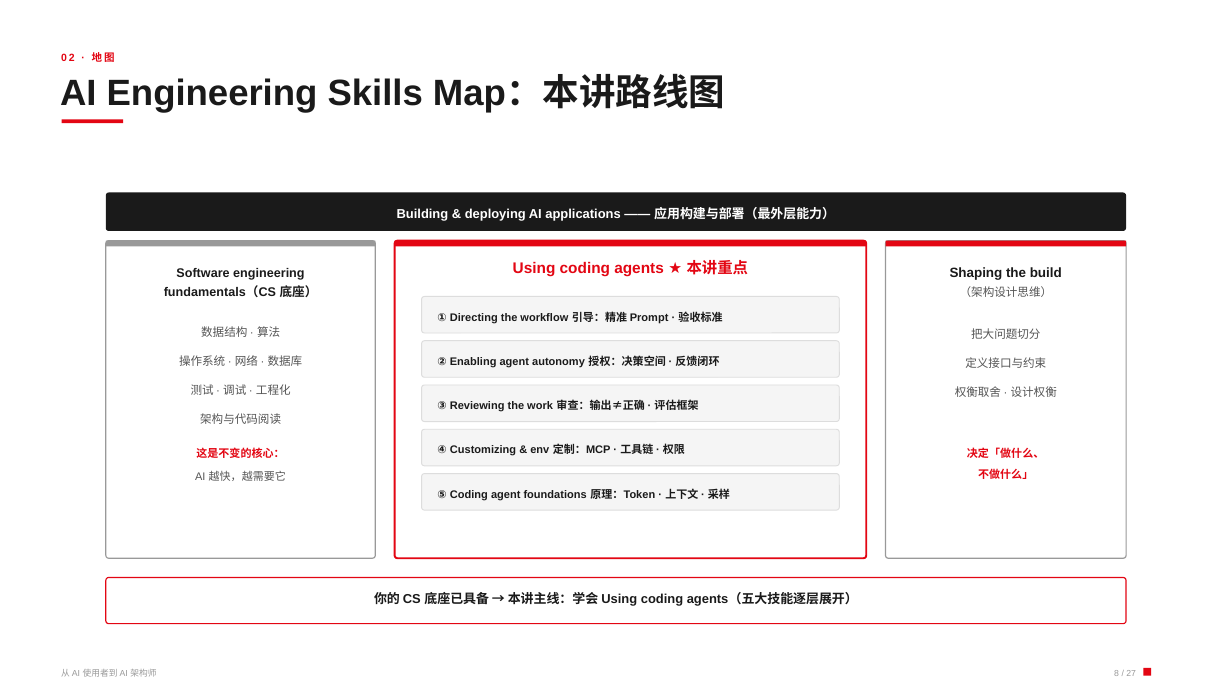
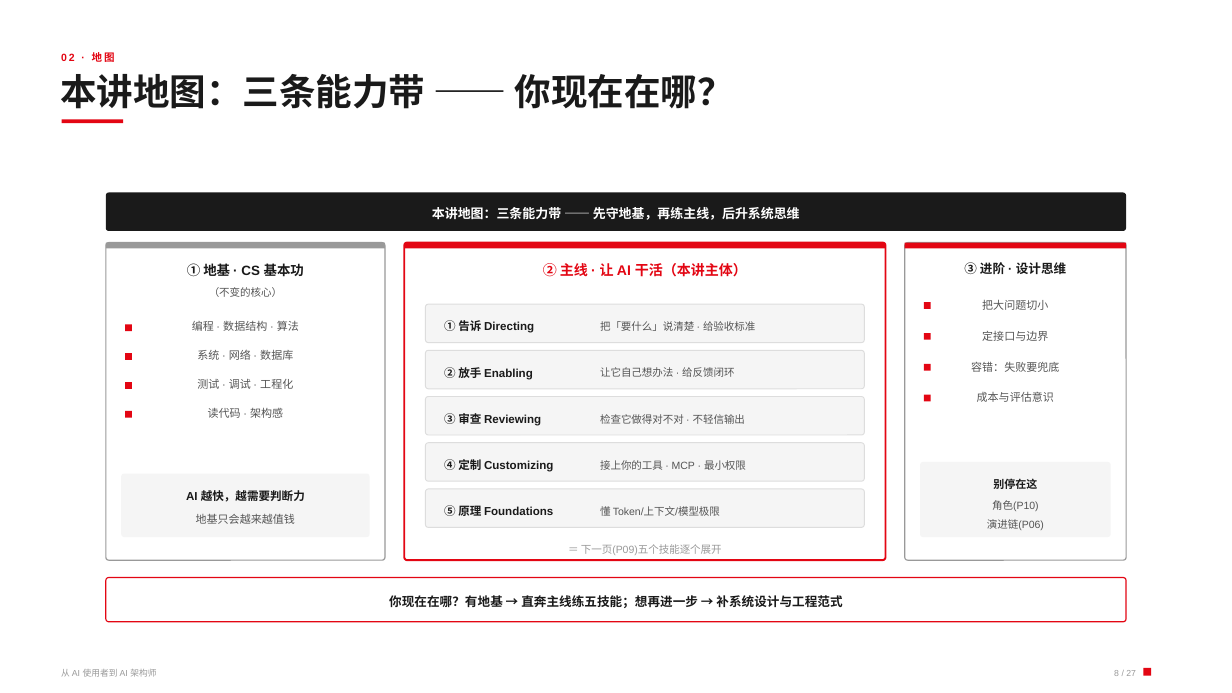
Before and after one commit to youareapigjkjkhhkhj/chzuagentcourse, a slide deck: slide 8 of Agentic时代_从AI使用者到AI架构师.pptx. Drawn at 1232x693 pixels with LibreOffice and Linux fonts; fonts in the diff are those of the drawing. Boxes give left, top, right and bottom in pixels: in the first picture for what was removed or moved away, otherwise in the second. Text is boxed around its words. In the diff, an @@ line names an element or a change of style, - is before the commit and + after.

```diff
--- a/Agentic时代_从AI使用者到AI架构师.pptx
+++ b/Agentic时代_从AI使用者到AI架构师.pptx
@@ text at (x1=60, y1=74, x2=734, y2=109): text changed @@
-AI Engineering Skills Map：本讲路线图
+本讲地图：三条能力带 —— 你现在在哪？
@@ rounded rectangle resized from (x1=106, y1=240, x2=376, y2=558) to (x1=106, y1=242, x2=385, y2=560) @@
@@ rectangle resized from (x1=106, y1=240, x2=376, y2=246) to (x1=106, y1=242, x2=385, y2=248) @@
@@ rounded rectangle resized from (x1=395, y1=240, x2=866, y2=558) to (x1=405, y1=242, x2=886, y2=560) @@
@@ rectangle resized from (x1=395, y1=240, x2=866, y2=246) to (x1=405, y1=242, x2=886, y2=248) @@
@@ rounded rectangle resized from (x1=885, y1=240, x2=1126, y2=558) to (x1=905, y1=242, x2=1127, y2=560) @@
@@ rectangle resized from (x1=885, y1=240, x2=1126, y2=246) to (x1=905, y1=242, x2=1127, y2=248) @@
@@ text at (x1=964, y1=262, x2=1066, y2=274): text changed; size 9 to 9.8 pt; text colour #555555 to #1A1A1A; bold on @@
-（架构设计思维）
+③ 进阶 · 设计思维
@@ text at (x1=209, y1=287, x2=282, y2=297): text changed; size 8.6 to 8.2 pt; text colour #E30613 to #555555; bold off @@
-这是不变的核心：
+（不变的核心）
@@ text at (x1=192, y1=321, x2=299, y2=331): text changed; size 9 to 8.6 pt @@
-数据结构 · 算法
+编程 · 数据结构 · 算法
@@ rounded rectangle resized from (x1=421, y1=297, x2=839, y2=334) to (x1=425, y1=304, x2=864, y2=343) @@
@@ text at (x1=982, y1=300, x2=1048, y2=310): text changed; size 9 to 8.6 pt @@
-把大问题切分
+把大问题切小
@@ text at (x1=197, y1=350, x2=293, y2=360): text changed; size 9 to 8.6 pt @@
-操作系统 · 网络 · 数据库
+系统 · 网络 · 数据库
@@ rounded rectangle resized from (x1=421, y1=341, x2=839, y2=378) to (x1=425, y1=350, x2=864, y2=389) @@
@@ text at (x1=982, y1=331, x2=1048, y2=341): text changed; size 9 to 8.6 pt @@
-定义接口与约束
+定接口与边界
@@ text "测试 · 调试 · 工程化" at (x1=197, y1=379, x2=293, y2=389): size 9 to 8.6 pt @@
@@ text at (x1=208, y1=408, x2=283, y2=418): text changed; size 9 to 8.6 pt @@
-架构与代码阅读
+读代码 · 架构感
@@ rounded rectangle resized from (x1=421, y1=385, x2=839, y2=422) to (x1=425, y1=396, x2=864, y2=435) @@
@@ rounded rectangle resized from (x1=421, y1=430, x2=839, y2=467) to (x1=425, y1=443, x2=864, y2=482) @@
@@ group removed at (x1=164, y1=207, x2=1062, y2=500): 13 texts @@
-Building & deploying AI applications —— 应用构建与部署（最外层能力）
-Software engineering
-fundamentals（CS 底座）
-Using coding agents ★ 本讲重点
-① Directing the workflow 引导：精准 Prompt · 验收标准
-② Enabling agent autonomy 授权：决策空间 · 反馈闭环
-③ Reviewing the work 审查：输出≠正确 · 评估框架
-④ Customizing & env 定制：MCP · 工具链 · 权限
-⑤ Coding agent foundations 原理：Token · 上下文 · 采样
-Shaping the build
-权衡取舍 · 设计权衡
-决定「做什么、
-不做什么」
@@ text at (x1=186, y1=490, x2=305, y2=502): text changed; size 8.6 to 9 pt; text colour #555555 to #1A1A1A; bold on @@
-AI 越快，越需要它
+AI 越快，越需要判断力
@@ proportions changed in 8 elements at (x1=106, y1=578, x2=1127, y2=622), (x1=106, y1=242, x2=385, y2=560), (x1=905, y1=242, x2=1127, y2=560), (x1=425, y1=304, x2=864, y2=343), (x1=425, y1=350, x2=864, y2=389), (x1=425, y1=396, x2=864, y2=435), (x1=425, y1=443, x2=864, y2=482), (x1=425, y1=489, x2=864, y2=528) @@
@@ rounded rectangle resized from (x1=421, y1=473, x2=839, y2=510) to (x1=425, y1=489, x2=864, y2=528) @@
@@ group added at (x1=121, y1=207, x2=1111, y2=555): 20 texts, 8 rectangles, 2 rounded rectangles @@
+本讲地图：三条能力带 —— 先守地基，再练主线，后升系统思维
+① 地基 · CS 基本功
+地基只会越来越值钱
+② 主线 · 让 AI 干活（本讲主体）
+① 告诉 Directing
+把「要什么」说清楚 · 给验收标准
+② 放手 Enabling
+让它自己想办法 · 给反馈闭环
+③ 审查 Reviewing
+检查它做得对不对 · 不轻信输出
+④ 定制 Customizing
+接上你的工具 · MCP · 最小权限
+⑤ 原理 Foundations
+懂 Token/上下文/模型极限
+＝ 下一页(P09)五个技能逐个展开
+容错：失败要兜底
+成本与评估意识
+别停在这
+角色(P10)
+演进链(P06)
@@ text at (x1=389, y1=595, x2=842, y2=608): text changed; size 10.1 to 9.8 pt @@
-你的 CS 底座已具备 → 本讲主线：学会 Using coding agents（五大技能逐层展开）
+你现在在哪？有地基 → 直奔主线练五技能；想再进一步 → 补系统设计与工程范式
```
Also in this commit, not shown: 4 other slides changed, 42 other files.
